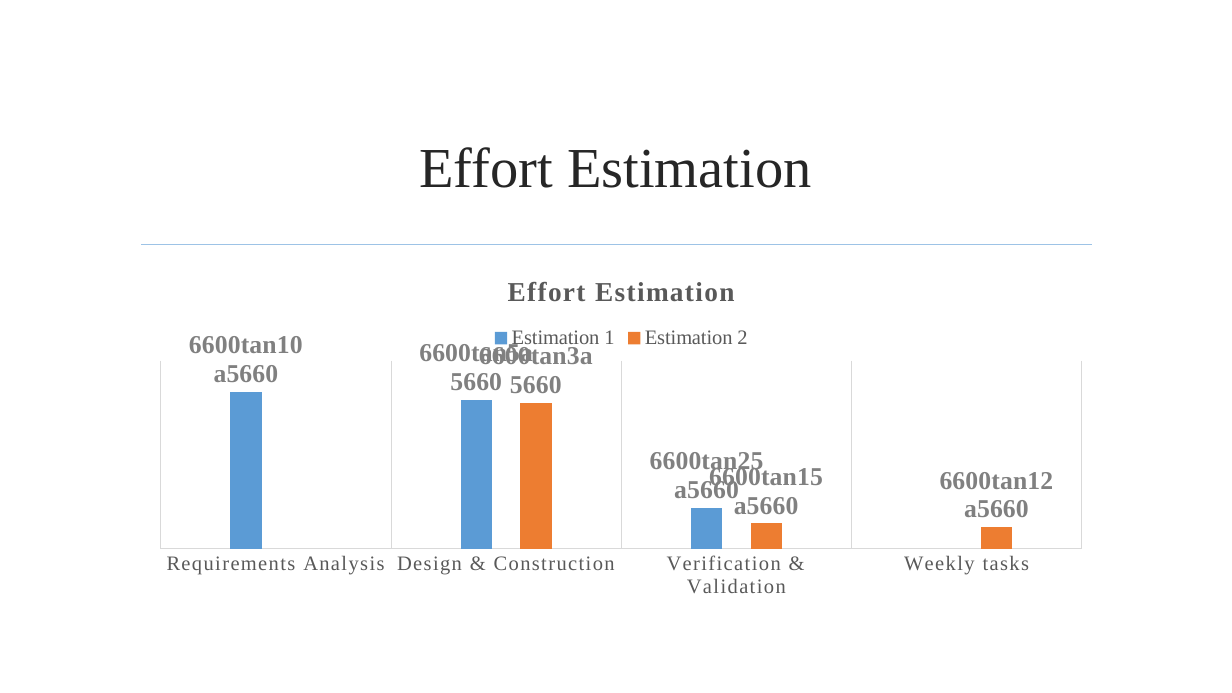
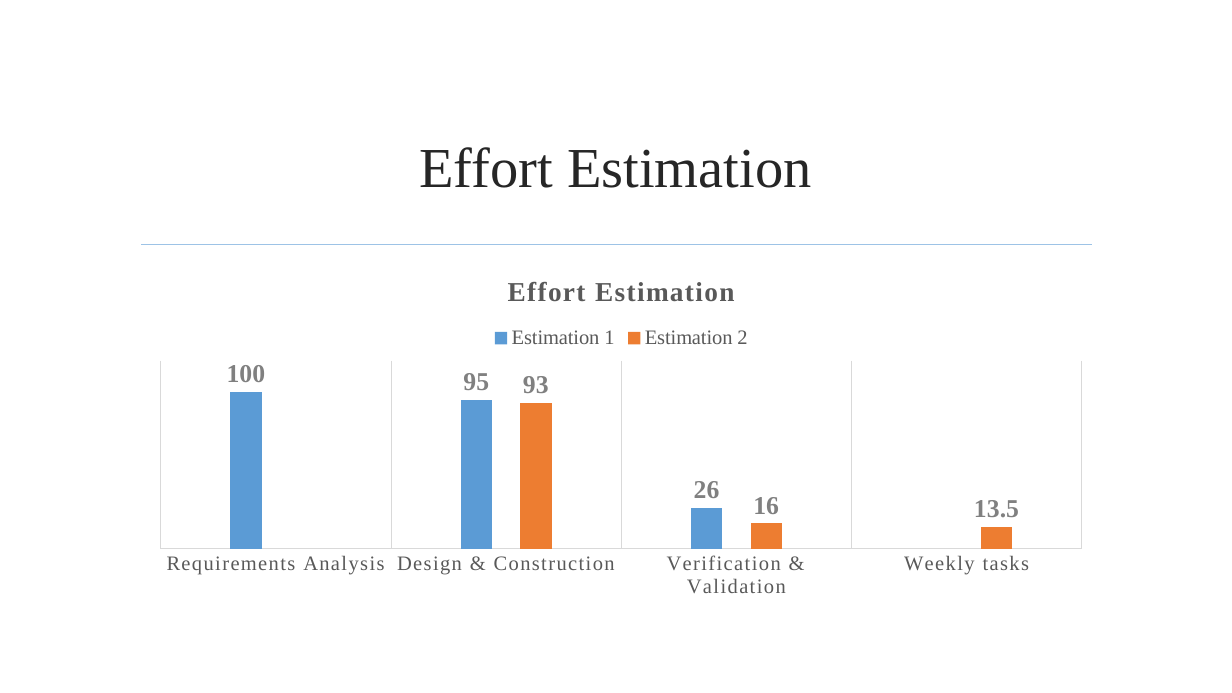
Before and after one commit to jmgirao/projetosoftware1213, a slide deck: slide 17 of Final Presentation/Presentation.pptx. Drawn at 1232x693 pixels with LibreOffice and Linux fonts; fonts in the diff are those of the drawing; background and template pictures are left out. Boxes give left, top, right and bottom in pixels: in the first picture for what was removed or moved away, otherwise in the second. Text is boxed around its words. In the diff, an @@ line names an element or a change of style, - is before the commit and + after.

```diff
--- a/Final Presentation/Presentation.pptx
+++ b/Final Presentation/Presentation.pptx
@@ column chart at [141,258,1101,605] @@
@@ title "Effort Estimation" to "Effort Estimation " @@
@@ data labels of Estimation 1 changed @@
@@ data labels of Estimation 2 changed @@
@@ value axis changed @@
```
Also in this commit, not shown: 3 other slides changed.
